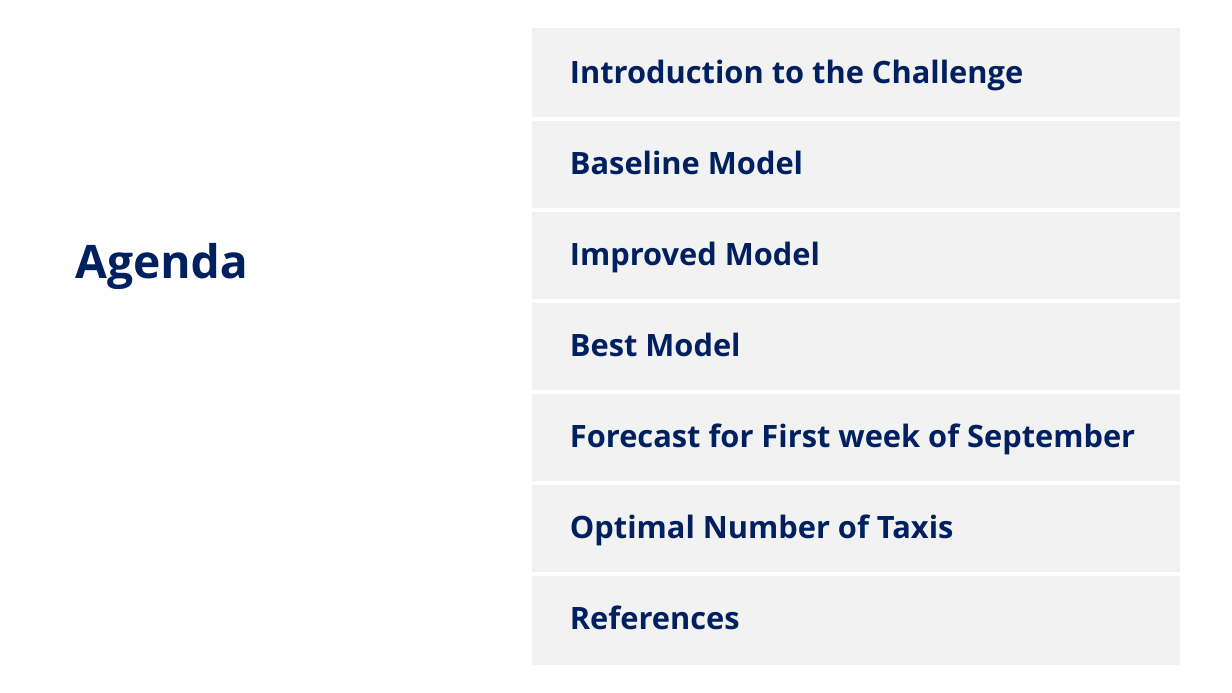
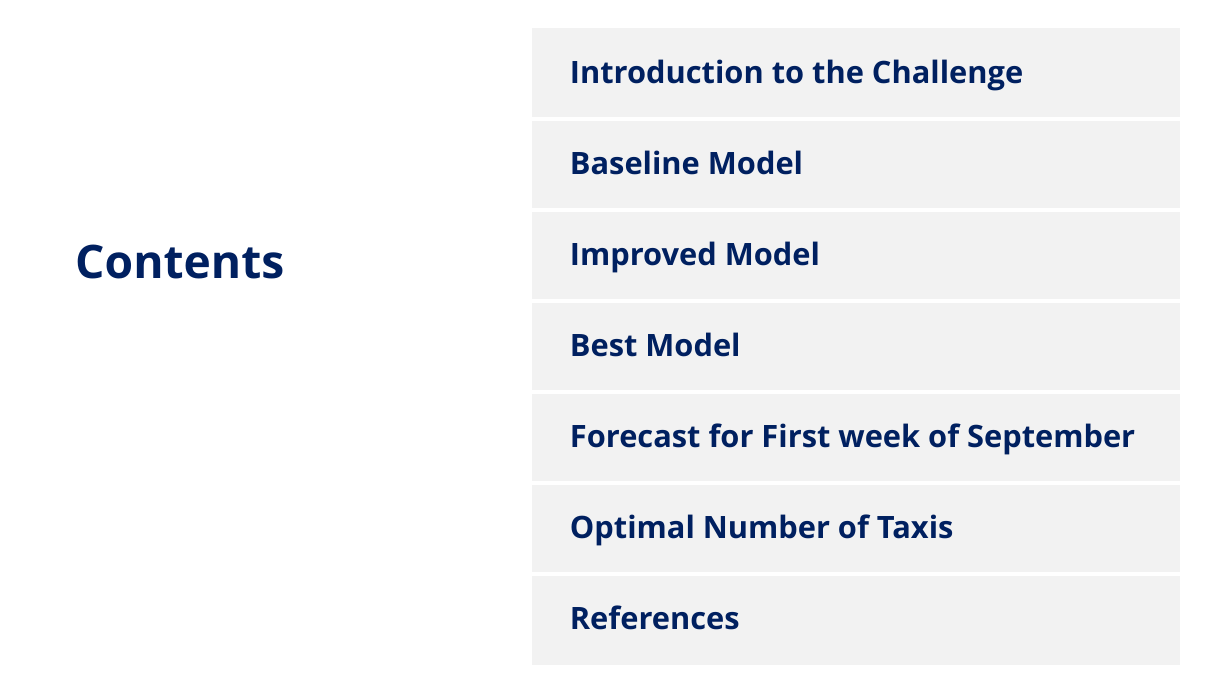
Before and after one commit to chinjug/PHA-Data-Science-Challenge_solved, a slide deck: slide 2 of PHA DS Challenge Report.pptx. Drawn at 1232x693 pixels with LibreOffice and Linux fonts; fonts in the diff are those of the drawing. Boxes give left, top, right and bottom in pixels: in the first picture for what was removed or moved away, otherwise in the second. Text is boxed around its words. In the diff, an @@ line names an element or a change of style, - is before the commit and + after.

```diff
--- a/PHA DS Challenge Report.pptx
+++ b/PHA DS Challenge Report.pptx
@@ title at bbox=[75, 244, 284, 279]: text changed @@
-Agenda
+Contents
```
Also in this commit, not shown: 6 other slides changed, 1 slide added.
